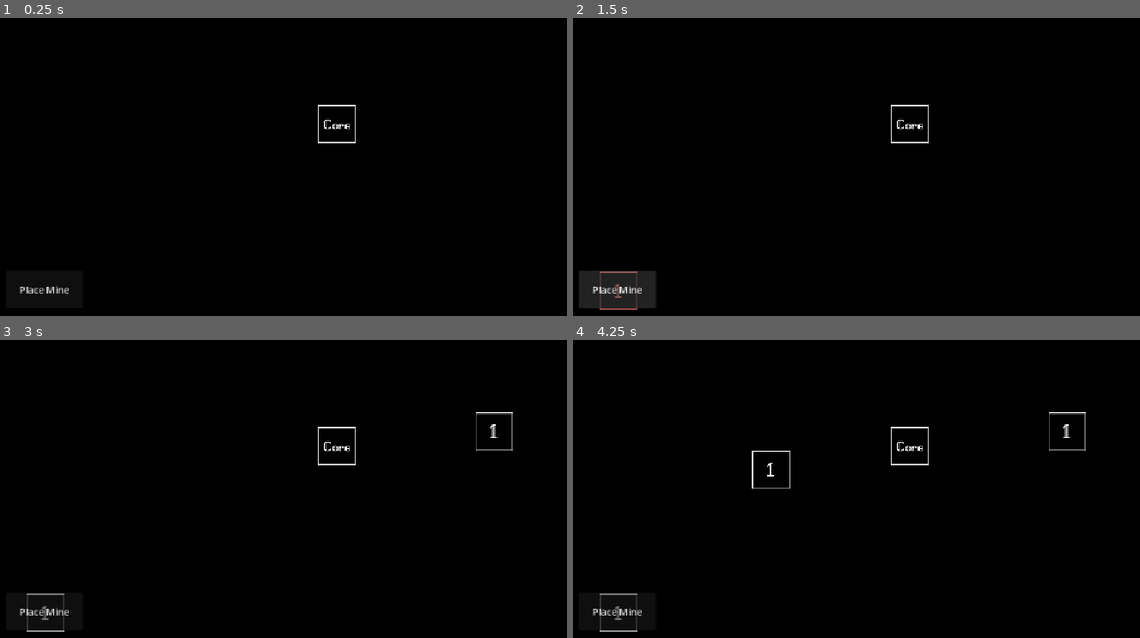
Above: before the commit, frames 1-4 (two rows, left to right).
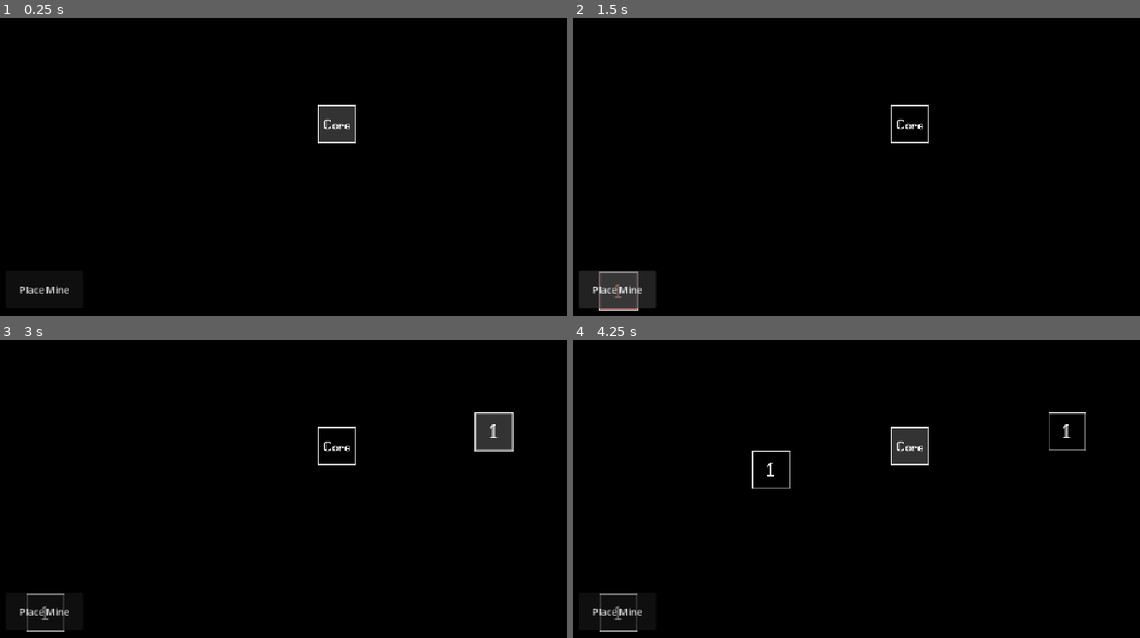
Above: after the commit, the same moments.

Repository: ast4rt3/math-matic
Game: Godot game, scene res://world.tscn
Same seed, same stepped clock (60 frames per second), same inputs: the game is played once before the commit and once after it.
Inputs (mouse positions are in pixels of both pictures, inside the frame that each line leads up to):
- Up to frame 1 (0.25 s): no input
- Up to frame 2 (1.5 s): click "Place Mine" at 0.5 s; click "Place Mine" at 1.25 s
- Up to frame 3 (3 s): click "Place Mine" at 2 s; tap Enter at 2.75 s; move the mouse to (487, 429) at 2.77 s; click (487, 429) at 2.92 s
- Up to frame 4 (4.25 s): tap Space at 3.5 s; drag from (771, 468) to (907, 447) at 3.52 s

The runs differ from the first frame. In frame 1, 0.8% of the frame differs, in the area x 56-63%, y 29-42%; in frame 2, 0.1%; in frame 3, 0.9%, in the area x 83-91%, y 24-38%; in frame 4, 0.8%.

Commit message:
feature: added dynamic Cursor Highlight

Diff:
--- a/world.gd
+++ b/world.gd
@@ -24,6 +24,10 @@
 var preview_line: Line2D = null
 var current_drawn_wire_cells: Array[Vector2i] = []
 
+# Hover Highlight
+var cursor_highlight: ReferenceRect
+var hovered_wire: Line2D = null
+
 # All drawn links (Still using Line2D visually for now to maintain feel)
 var links: Array = []
 
@@ -31,6 +35,19 @@
 var astar = AStarGrid2D.new()
 
 func _ready():
+	# Create the cursor highlight visually
+	cursor_highlight = ReferenceRect.new()
+	cursor_highlight.border_color = Color(1.0, 1.0, 1.0, 0.8)
+	cursor_highlight.border_width = 2.0
+	cursor_highlight.editor_only = false
+	cursor_highlight.z_index = 100 # Ensure it draws on top of everything
+
+	var bg = ColorRect.new()
+	bg.color = Color(1.0, 1.0, 1.0, 0.2)
+	bg.set_anchors_preset(Control.PRESET_FULL_RECT)
+	cursor_highlight.add_child(bg)
+	add_child(cursor_highlight)
+
 	if has_node("UI"):
 		$UI.offset = Vector2.ZERO
 	if has_node("UI/MineButton"):
@@ -131,9 +148,49 @@
 	var start_cell = _pos_to_cell(top_left)
 	return cell.x >= start_cell.x and cell.x < start_cell.x + 16 and cell.y >= start_cell.y and cell.y < start_cell.y + 16
 
+func _get_wire_in_tile(pos: Vector2) -> Line2D:
+	var snapped = _snap_to_grid(pos)
+	var top_left = snapped - Vector2(8, 8)
+	var start_cell = _pos_to_cell(top_left)
+	for x in range(4):
+		for y in range(4):
+			var c = start_cell + Vector2i(x, y)
+			if grid_data.has(c) and grid_data[c].type == "wire":
+				return grid_data[c].ref
+	return null
+
 func _process(delta: float):
+	# Update visual hover feedback
+	var mouse_pos = get_global_mouse_position()
+	var cell = _pos_to_cell(mouse_pos)
+
+	# Reset previous wire highlight
+	if hovered_wire != null and is_instance_valid(hovered_wire):
+		hovered_wire.default_color = Color(0.2, 0.9, 1.0)
+	hovered_wire = null
+
+	if grid_data.has(cell) and (grid_data[cell].type == "miner" or grid_data[cell].type == "core"):
+		var building = grid_data[cell].ref
+		if is_instance_valid(building):
+			cursor_highlight.global_position = building.global_position - Vector2(32, 32)
+			cursor_highlight.size = Vector2(64, 64)
+			cursor_highlight.visible = true
+	else:
+		var wire_ref = _get_wire_in_tile(mouse_pos)
+		if wire_ref != null and current_state == State.IDLE:
+			# Hide the box, just highlight the wire itself
+			cursor_highlight.visible = false
+			hovered_wire = wire_ref
+			if is_instance_valid(hovered_wire):
+				hovered_wire.default_color = Color(1.0, 1.0, 1.0) # Bright White
+		else:
+			var snapped = _snap_to_grid(mouse_pos)
+			cursor_highlight.global_position = snapped - Vector2(8, 8)
+			cursor_highlight.size = Vector2(16, 16)
+			cursor_highlight.visible = true
+
 	if current_state == State.PLACING_MINE and mine_preview != null:
-		mine_preview.global_position = _snap_to_grid(get_global_mouse_position())
+		mine_preview.global_position = _snap_to_grid(mouse_pos)
 		if _can_place_building(mine_preview.global_position):
 			mine_preview.modulate = Color(1, 1, 1, 0.5)
 		else:
@@ -222,11 +279,8 @@
 				return
 
 			# If we are not placing or linking, try to delete a wire
-			var clicked_cell = _pos_to_cell(world_pos)
-
-			if grid_data.has(clicked_cell) and grid_data[clicked_cell].type == "wire":
-				var line = grid_data[clicked_cell].ref
-
+			var line = _get_wire_in_tile(world_pos)
+			if line != null:
 				# Break the logical connection
 				var source = line.get_meta("source")
 				if is_instance_valid(source):
